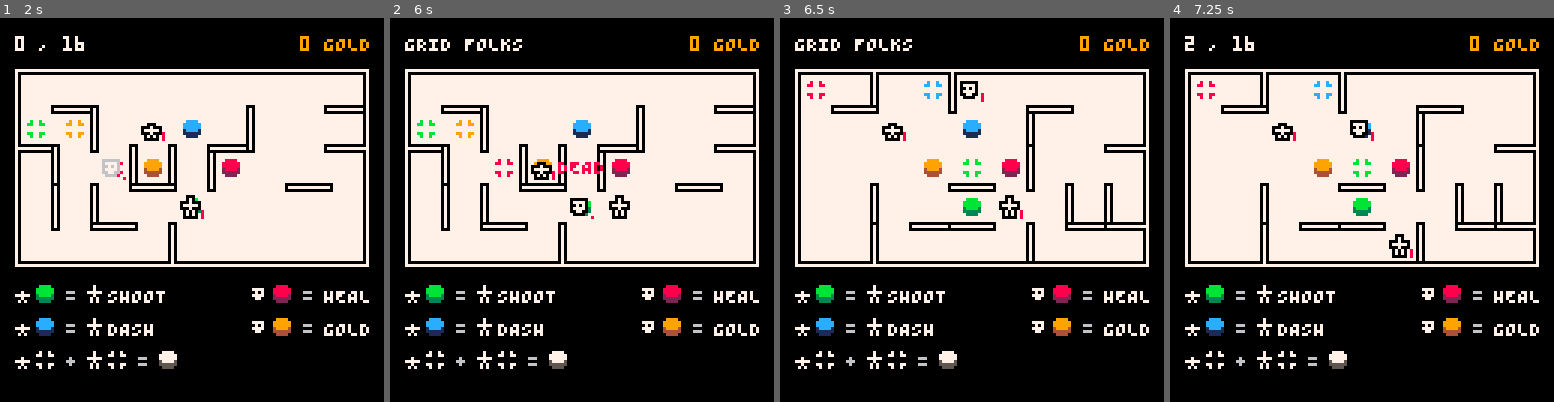
Above: before the commit, frames 1-4 (left to right).
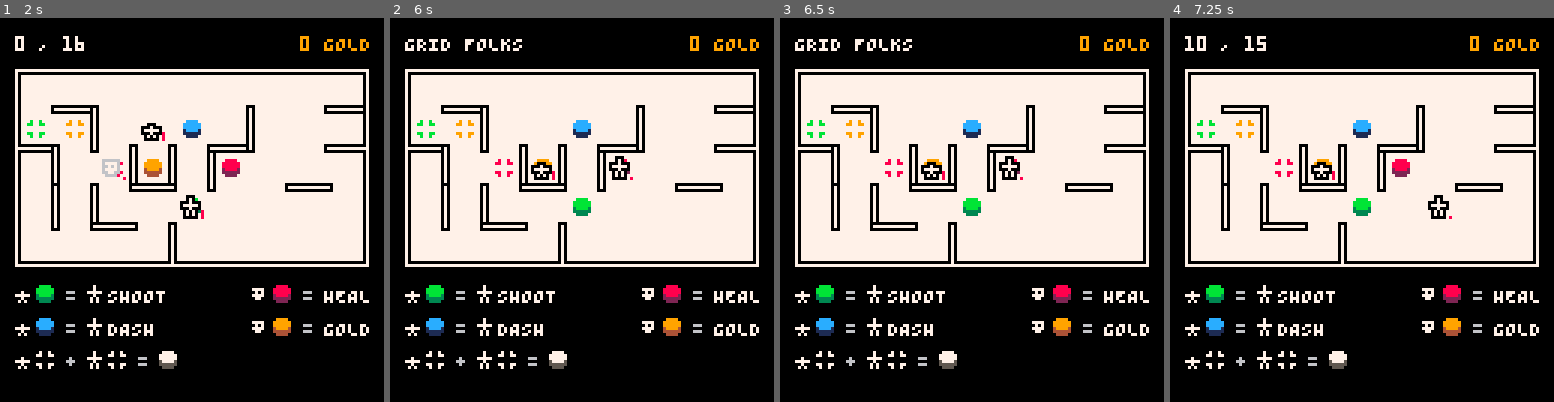
Above: after the commit, the same moments.

Repository: taylordolan/grid-folks
Game: PICO-8 cartridge grid_folks.p8
The game is run twice, just before and just after one commit, with the same random seed, the same clock (stepped at 60 frames per second) and the same inputs.
Inputs:
- Up to frame 1 (2 s): tap O (Z key) at 0.33, 0.7, 1.43 s; tap X (X key) at 1.07 s; hold Left from 1.97 s (still down)
- Up to frame 2 (6 s): tap X (X key) every 0.33 s from 2.07 to 5.73 s; tap O (Z key) every 0.88 s from 2.22 to 5.75 s; release Left at 2.37 s; hold Down 2.42-2.82 s; hold Right 2.87-3.53 s; hold Up 3.58-4.08 s; hold Right 4.13-4.53 s; hold Down 4.58-5.08 s; hold Left 5.13-5.8 s; hold Up from 5.85 s (still down)
- Up to frame 3 (6.5 s): tap X (X key) at 6.07, 6.4 s; release Up at 6.18 s; hold Left from 6.23 s (still down)
- Up to frame 4 (7.25 s): release Left at 6.63 s; tap O (Z key) at 6.63 s; hold Down 6.68-7.08 s; tap X (X key) at 6.73, 7.07 s; hold Right from 7.13 s (still down)

Frame 1 is identical in both runs. In frame 2, 0.9% of the frame differs, in the area x 43-64%, y 35-53%; in frame 3, 5.5%; in frame 4, 5.8%, in the area x 3-96%, y 4-65%.

Commit message:
adjust difficulty

Diff:
--- a/grid_folks.p8
+++ b/grid_folks.p8
@@ -125,7 +125,7 @@
   -- the higher this is, the flatter the curve
   spawn_base = 1
   -- this determines how quickly we move through the curve throughout the game
-  spawn_increment = 0.4
+  spawn_increment = 0.5
 
   -- spawn stuff below here shouldn't be messed with
   -- this gets updated whenever an enemy spawns
@@ -1002,7 +1002,7 @@
     y = null,
     type = "enemy",
     sprite = sprites.enemy,
-    health = 3,
+    health = 2,
     stunned = true,
     update = function(self)
 
--- a/spawn_rate.p8
+++ b/spawn_rate.p8
@@ -12,7 +12,7 @@
   -- the higher this is, the flatter the curve
   spawn_base = 1
   -- this determines how quickly we move through the curve throughout the game
-  spawn_increment = 0.4
+  spawn_increment = 0.5
 
   -- spawn stuff below here shouldn't be messed with
   -- this gets updated whenever an enemy spawns
